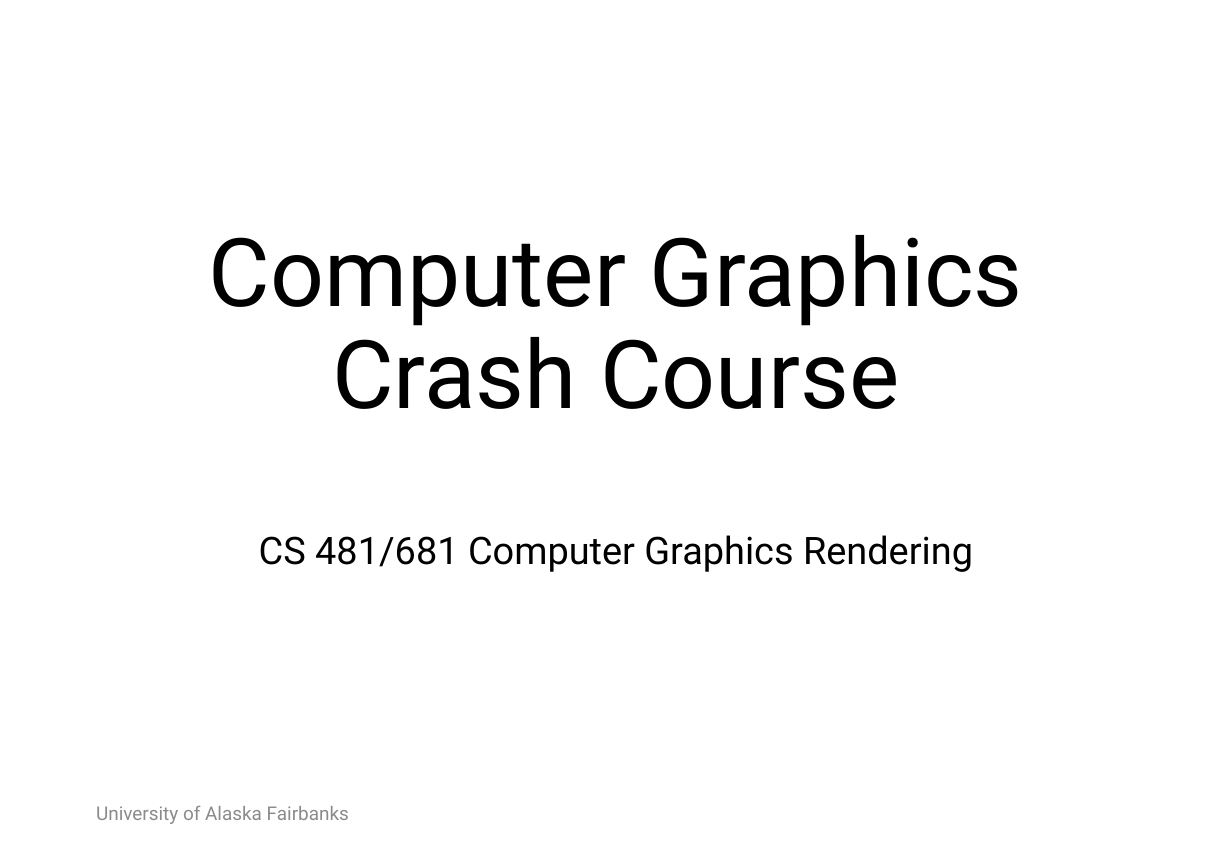
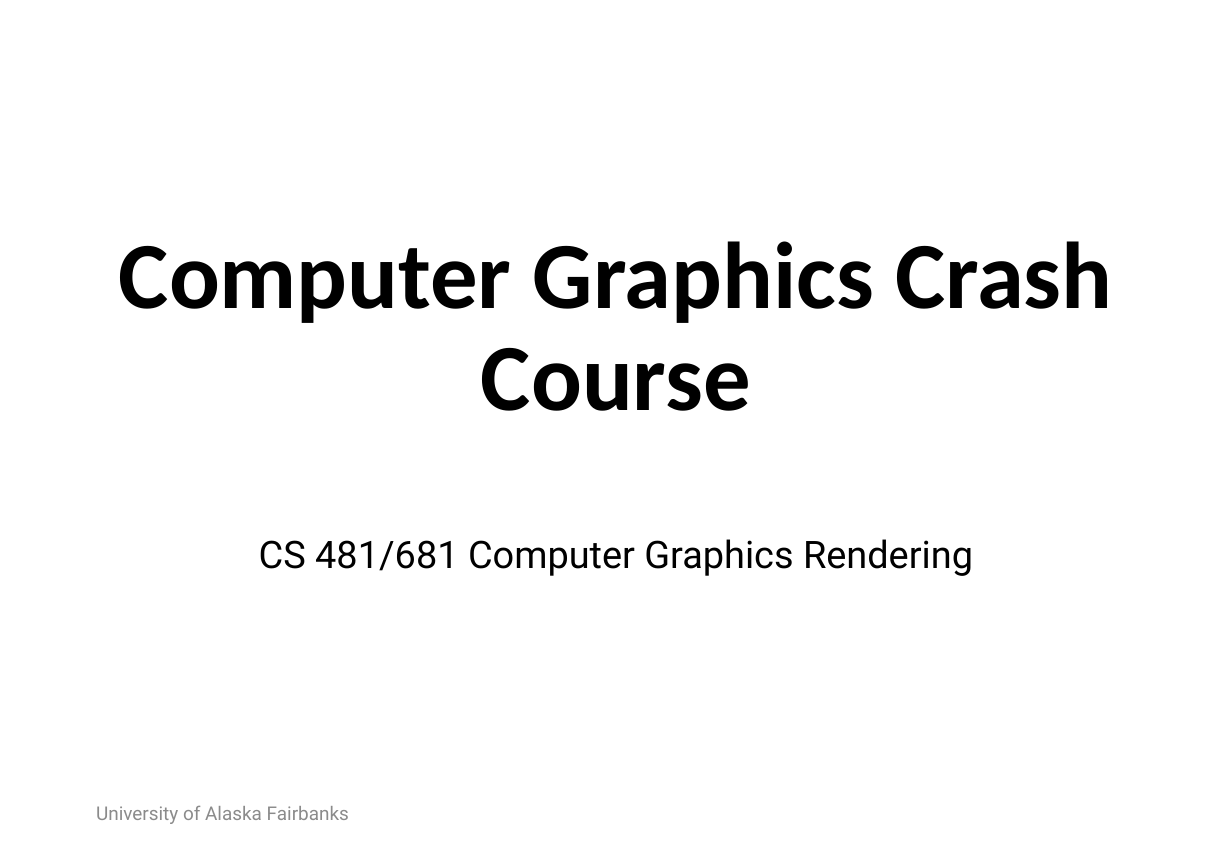
Before and after one commit to RahidZaman/cs481681-cgr, a slide deck: slide 1 of slides/class02-graphics-libxor.pptx. Drawn at 1232x853 pixels with LibreOffice and Linux fonts; fonts in the diff are those of the drawing; background and template pictures are left out. Boxes give left, top, right and bottom in pixels: in the first picture for what was removed or moved away, otherwise in the second. Text is boxed around its words. In the diff, an @@ line names an element or a change of style, - is before the commit and + after.

```diff
--- a/slides/class02-graphics-libxor.pptx
+++ b/slides/class02-graphics-libxor.pptx
@@ title "Computer Graphics Crash Course": place and size @@
-title "Computer Graphics Crash Course" at [209, 235, 1023, 409]
+title "Computer Graphics Crash Course" at [119, 241, 1112, 411]
@@ title "Computer Graphics Crash Course" at [119, 241, 1112, 411]: font Roboto to Calibri, bold on @@
@@ subtitle "CS 481/681 Computer Graphics Rendering": place and size @@
-subtitle "CS 481/681 Computer Graphics Rendering" at [259, 535, 973, 572]
+subtitle "CS 481/681 Computer Graphics Rendering" at [259, 539, 973, 576]
```
Also in this commit, not shown: 16 other slides changed, 2 slides added, 1 slide removed, 16 other files.
